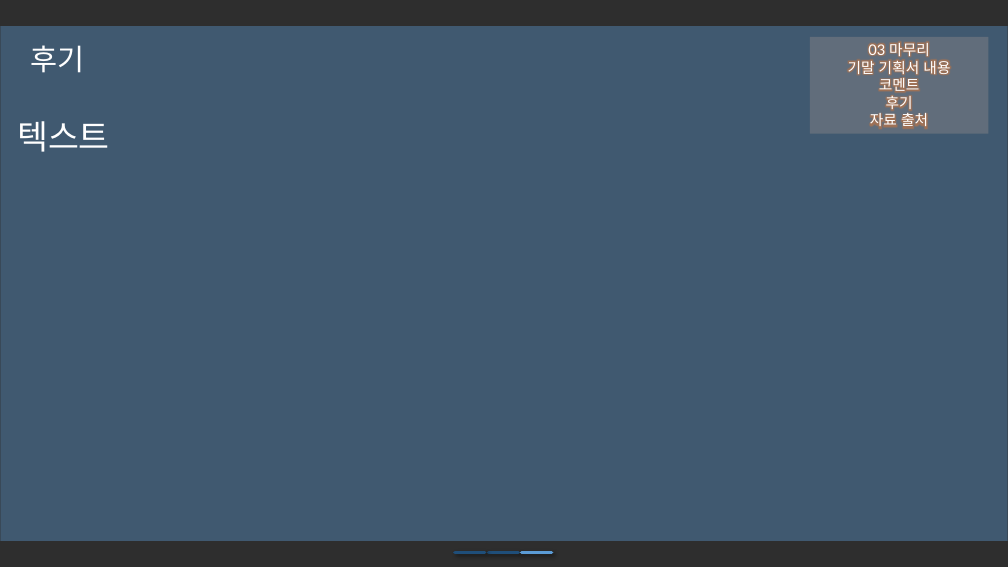
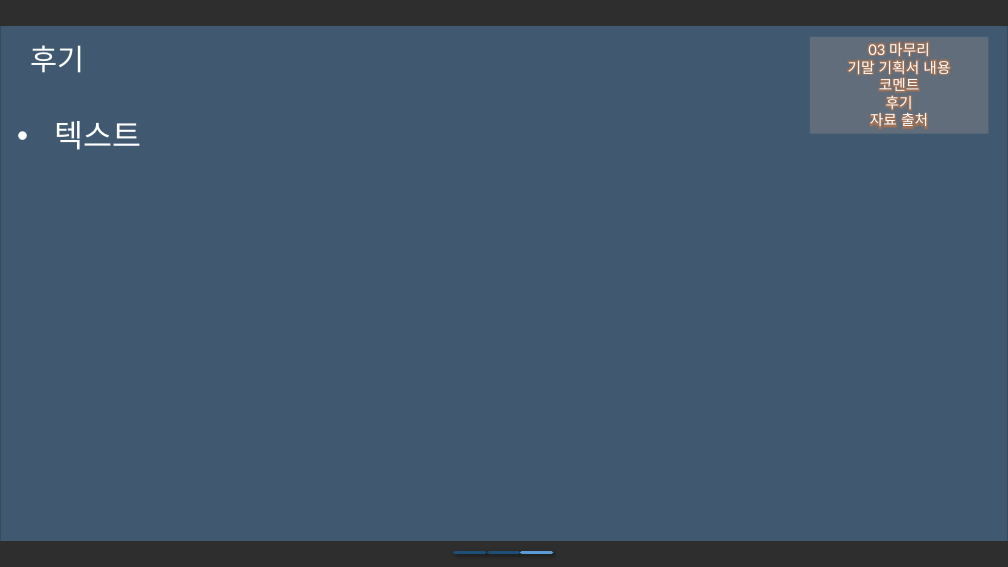
Before and after one commit to iconstudio/2017-Platformer, a slide deck: slide 22 of slides/Cosmos_20171105.pptx. Drawn at 1008x567 pixels with LibreOffice and Linux fonts; fonts in the diff are those of the drawing; background and template pictures are left out; a plain dark background stands for a picture behind light text. Boxes give left, top, right and bottom in pixels: in the first picture for what was removed or moved away, otherwise in the second. Text is boxed around its words. In the diff, an @@ line names an element or a change of style, - is before the commit and + after.

```diff
--- a/slides/Cosmos_20171105.pptx
+++ b/slides/Cosmos_20171105.pptx
@@ text "텍스트" at (x1=55, y1=121, x2=142, y2=150): size 32 to 30 pt; bullet none to • @@
```
Also in this commit, not shown: 1 other slide changed, 2 other files.
